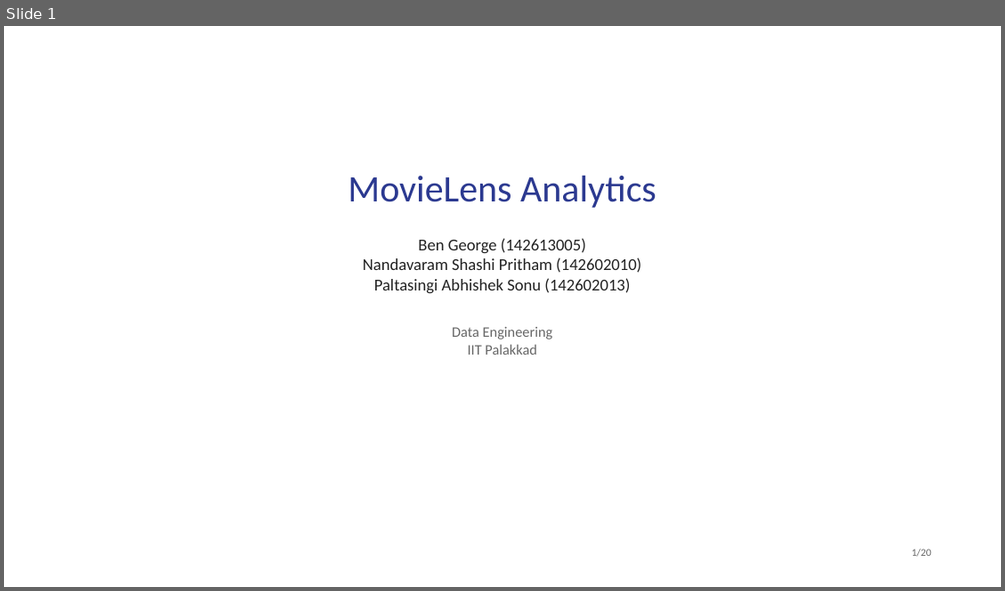
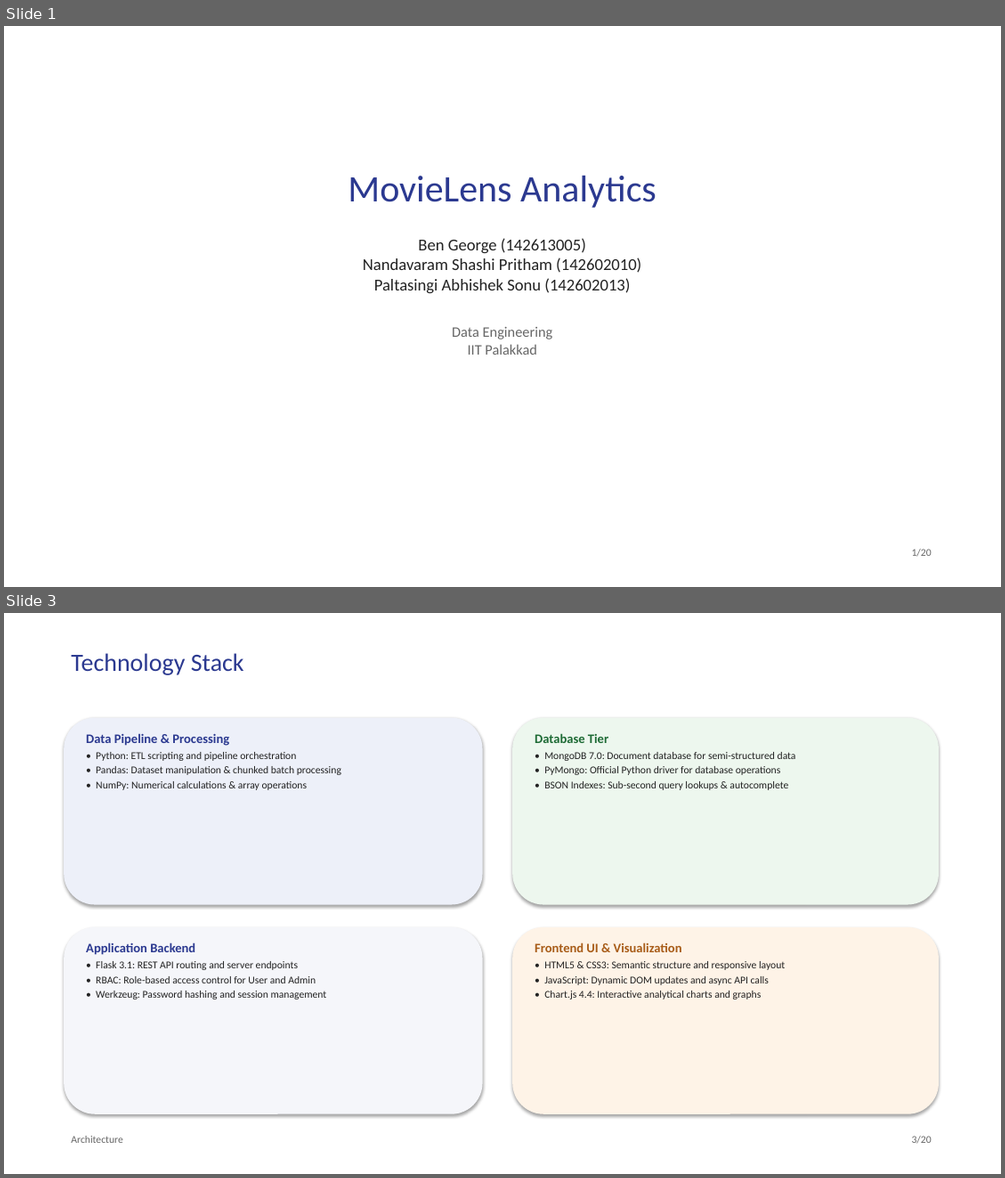
Before and after one commit to prithamnandavaram/movielens-data-engineering, a slide deck: presentation/MovieLens_Analytics_Presentation.pptx. Shown one above the other, each under a label of ours: slide 1 before the commit, slides 1 and 3 after it; the slides between them are not shown. The pictures are 1005x591 and 1005x1178 pixels, drawn with LibreOffice and Linux fonts; fonts in the diff are those of the drawing. Boxes give left, top, right and bottom in pixels: in the first picture for what was removed or moved away, otherwise in the second. Text is boxed around its words. In the diff, an @@ line names an element or a change of style, - is before the commit and + after.

Commit message:
docs(presentation): update deck structure, tech stack one-liners, tree architecture, and question sequence

```diff
--- a/presentation/MovieLens_Analytics_Presentation.pptx
+++ b/presentation/MovieLens_Analytics_Presentation.pptx
@@ slide 3 added at [4,613,1001,1174], background #FFFFFF @@
@@ text added at [71,653,244,675], 24 pt, text #2B3990 @@
+Technology Stack
@@ rounded rectangle added at [64,718,483,905], fill #EDF0F9 @@
@@ rounded rectangle added at [512,718,938,905], fill #EDF7EE @@
@@ text added at [86,733,341,790], 10 pt, text #222222 @@
+Data Pipeline & Processing
+• Python: ETL scripting and pipeline orchestration
+• Pandas: Dataset manipulation & chunked batch processing
+• NumPy: Numerical calculations & array operations
@@ text added at [534,733,796,790], 10 pt, text #222222 @@
+Database Tier
+• MongoDB 7.0: Document database for semi-structured data
+• PyMongo: Official Python driver for database operations
+• BSON Indexes: Sub-second query lookups & autocomplete
@@ rounded rectangle added at [64,927,483,1114], fill #F5F6FA @@
@@ rounded rectangle added at [512,927,938,1114], fill #FEF3E7 @@
@@ text added at [86,942,327,999], 10 pt, text #222222 @@
+Application Backend
+• Flask 3.1: REST API routing and server endpoints
+• RBAC: Role-based access control for User and Admin
+• Werkzeug: Password hashing and session management
@@ text added at [534,942,785,999], 10 pt, text #222222 @@
+Frontend UI & Visualization
+• HTML5 & CSS3: Semantic structure and responsive layout
+• JavaScript: Dynamic DOM updates and async API calls
+• Chart.js 4.4: Interactive analytical charts and graphs
@@ text added at [71,1135,122,1143], 10 pt, text #666666 @@
+Architecture
@@ text added at [912,1135,931,1143], 10 pt, text #666666 @@
+3/20
```
Also in this commit, not shown: 13 slides changed, 5 other slides added, 6 slides removed, 1 other file.
